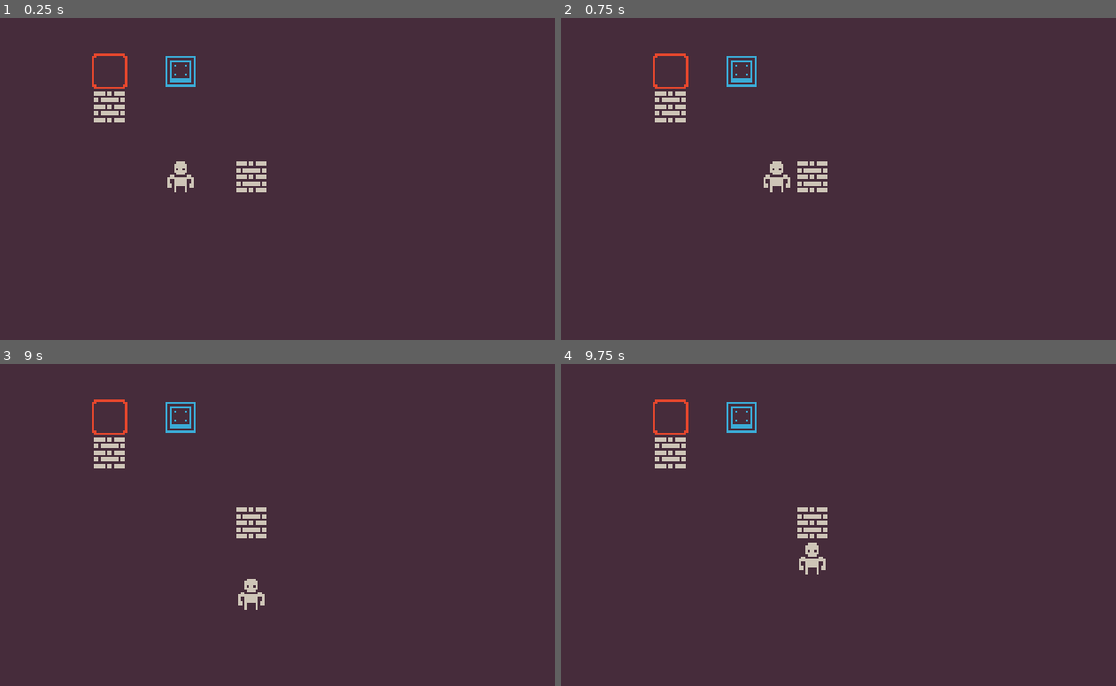
Above: before the commit, frames 1-4 (two rows, left to right).
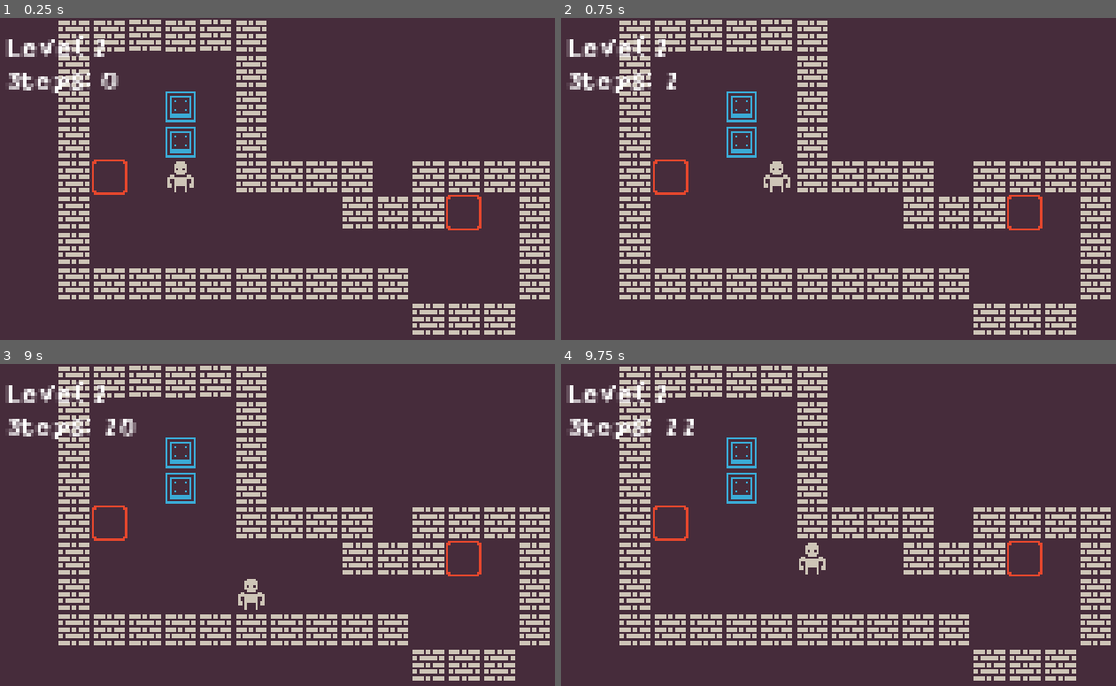
Above: after the commit, the same moments.

Repository: jozsefgorcs/godot_grid_move
Game: Godot game, scene res://Game.tscn
Same seed, same stepped clock (60 frames per second), same inputs: the game is played once before the commit and once after it.
Inputs:
- Up to frame 1 (0.25 s): no input
- Up to frame 2 (0.75 s): tap Enter at 0.5 s; hold Right (ui_right) from 0.53 s (still down)
- Up to frame 3 (9 s): tap Space at 1.25, 2.75, 4.25 s; release Right (ui_right) at 1.28 s; hold Down (ui_down) 1.28-2.03 s; tap Enter at 2, 3.5 s; hold Right (ui_right) 2.03-2.78 s; hold Up (ui_up) 2.78-3.53 s; hold Left (ui_left) 3.53-5.03 s; hold Down (ui_down) 5.03-5.78 s; hold Right (ui_right) 5.78-6.53 s; hold Up (ui_up) 6.53-7.28 s; hold Right (ui_right) 7.28-8.03 s; hold Down (ui_down) 8.03-8.78 s; hold Left (ui_left) from 8.78 s (still down)
- Up to frame 4 (9.75 s): release Left (ui_left) at 9.53 s; hold Up (ui_up) from 9.53 s (still down)

The runs differ from the first frame. In frame 1, 16% of the frame differs, in the area x 0-100%, y 0-99%; in frame 2, 16%; in frame 3, 16%; in frame 4, 16%.

Commit message:
Emit signal on player move

Diff:
--- a/Game.tscn
+++ b/Game.tscn
@@ -1,11 +1,18 @@
-[gd_scene load_steps=5 format=2]
+[gd_scene load_steps=8 format=2]
 
 [ext_resource path="res://Scenes/Player.tscn" type="PackedScene" id=1]
 [ext_resource path="res://Scenes/Wall.tscn" type="PackedScene" id=2]
 [ext_resource path="res://Scenes/Box.tscn" type="PackedScene" id=3]
 [ext_resource path="res://Scenes/Spot.tscn" type="PackedScene" id=4]
+[ext_resource path="res://Scripts/Game.gd" type="Script" id=5]
+[ext_resource path="res://Assets/yoster-island.regular.ttf" type="DynamicFontData" id=6]
+
+[sub_resource type="DynamicFont" id=1]
+size = 12
+font_data = ExtResource( 6 )
 
 [node name="Node2D" type="Node2D"]
+script = ExtResource( 5 )
 
 [node name="Camera2D" type="Camera2D" parent="."]
 anchor_mode = 0
@@ -17,14 +24,179 @@
 
 [node name="Walls" type="Node2D" parent="."]
 
-[node name="Wall" parent="Walls" instance=ExtResource( 2 )]
-position = Vector2( 48, 32 )
-
 [node name="Wall2" parent="Walls" instance=ExtResource( 2 )]
 position = Vector2( 112, 64 )
 
-[node name="Box" parent="." instance=ExtResource( 3 )]
-position = Vector2( 80, 16 )
-
-[node name="Spot" parent="." instance=ExtResource( 4 )]
-position = Vector2( 48, 16 )
+[node name="Wall3" parent="Walls" instance=ExtResource( 2 )]
+position = Vector2( 128, 64 )
+
+[node name="Wall4" parent="Walls" instance=ExtResource( 2 )]
+position = Vector2( 144, 64 )
+
+[node name="Wall5" parent="Walls" instance=ExtResource( 2 )]
+position = Vector2( 160, 64 )
+
+[node name="Wall6" parent="Walls" instance=ExtResource( 2 )]
+position = Vector2( 160, 80 )
+
+[node name="Wall7" parent="Walls" instance=ExtResource( 2 )]
+position = Vector2( 176, 80 )
+
+[node name="Wall8" parent="Walls" instance=ExtResource( 2 )]
+position = Vector2( 192, 80 )
+
+[node name="Wall9" parent="Walls" instance=ExtResource( 2 )]
+position = Vector2( 192, 64 )
+
+[node name="Wall10" parent="Walls" instance=ExtResource( 2 )]
+position = Vector2( 208, 64 )
+
+[node name="Wall11" parent="Walls" instance=ExtResource( 2 )]
+position = Vector2( 224, 64 )
+
+[node name="Wall12" parent="Walls" instance=ExtResource( 2 )]
+position = Vector2( 240, 64 )
+
+[node name="Wall13" parent="Walls" instance=ExtResource( 2 )]
+position = Vector2( 240, 80 )
+
+[node name="Wall14" parent="Walls" instance=ExtResource( 2 )]
+position = Vector2( 240, 96 )
+
+[node name="Wall15" parent="Walls" instance=ExtResource( 2 )]
+position = Vector2( 240, 112 )
+
+[node name="Wall16" parent="Walls" instance=ExtResource( 2 )]
+position = Vector2( 224, 128 )
+
+[node name="Wall17" parent="Walls" instance=ExtResource( 2 )]
+position = Vector2( 208, 128 )
+
+[node name="Wall18" parent="Walls" instance=ExtResource( 2 )]
+position = Vector2( 192, 128 )
+
+[node name="Wall19" parent="Walls" instance=ExtResource( 2 )]
+position = Vector2( 176, 112 )
+
+[node name="Wall20" parent="Walls" instance=ExtResource( 2 )]
+position = Vector2( 160, 112 )
+
+[node name="Wall21" parent="Walls" instance=ExtResource( 2 )]
+position = Vector2( 144, 112 )
+
+[node name="Wall22" parent="Walls" instance=ExtResource( 2 )]
+position = Vector2( 128, 112 )
+
+[node name="Wall23" parent="Walls" instance=ExtResource( 2 )]
+position = Vector2( 112, 112 )
+
+[node name="Wall24" parent="Walls" instance=ExtResource( 2 )]
+position = Vector2( 96, 112 )
+
+[node name="Wall25" parent="Walls" instance=ExtResource( 2 )]
+position = Vector2( 80, 112 )
+
+[node name="Wall26" parent="Walls" instance=ExtResource( 2 )]
+position = Vector2( 64, 112 )
+
+[node name="Wall27" parent="Walls" instance=ExtResource( 2 )]
+position = Vector2( 48, 112 )
+
+[node name="Wall28" parent="Walls" instance=ExtResource( 2 )]
+position = Vector2( 32, 112 )
+
+[node name="Wall29" parent="Walls" instance=ExtResource( 2 )]
+position = Vector2( 32, 96 )
+
+[node name="Wall30" parent="Walls" instance=ExtResource( 2 )]
+position = Vector2( 32, 80 )
+
+[node name="Wall31" parent="Walls" instance=ExtResource( 2 )]
+position = Vector2( 32, 64 )
+
+[node name="Wall32" parent="Walls" instance=ExtResource( 2 )]
+position = Vector2( 32, 48 )
+
+[node name="Wall33" parent="Walls" instance=ExtResource( 2 )]
+position = Vector2( 32, 32 )
+
+[node name="Wall34" parent="Walls" instance=ExtResource( 2 )]
+position = Vector2( 32, 16 )
+
+[node name="Wall35" parent="Walls" instance=ExtResource( 2 )]
+position = Vector2( 32, 0 )
+
+[node name="Wall36" parent="Walls" instance=ExtResource( 2 )]
+position = Vector2( 48, 0 )
+
+[node name="Wall37" parent="Walls" instance=ExtResource( 2 )]
+position = Vector2( 64, 0 )
+
+[node name="Wall38" parent="Walls" instance=ExtResource( 2 )]
+position = Vector2( 80, 0 )
+
+[node name="Wall39" parent="Walls" instance=ExtResource( 2 )]
+position = Vector2( 96, 0 )
+
+[node name="Wall40" parent="Walls" instance=ExtResource( 2 )]
+position = Vector2( 112, 0 )
+
+[node name="Wall41" parent="Walls" instance=ExtResource( 2 )]
+position = Vector2( 112, 16 )
+
+[node name="Wall42" parent="Walls" instance=ExtResource( 2 )]
+position = Vector2( 112, 32 )
+
+[node name="Wall43" parent="Walls" instance=ExtResource( 2 )]
+position = Vector2( 112, 48 )
+
+[node name="Wall44" parent="Walls" instance=ExtResource( 2 )]
+position = Vector2( 112, 48 )
+
+[node name="AcceptDialog" type="AcceptDialog" parent="."]
+margin_left = 112.0
+margin_top = 48.0
+margin_right = 195.0
+margin_bottom = 106.0
+window_title = "Congrats"
+dialog_text = "Level cleared!"
+
+[node name="Spots" type="Node2D" parent="."]
+
+[node name="Spot" parent="Spots" instance=ExtResource( 4 )]
+position = Vector2( 48, 64 )
+
+[node name="Spot2" parent="Spots" instance=ExtResource( 4 )]
+position = Vector2( 208, 80 )
+
+[node name="Boxes" type="Node2D" parent="."]
+
+[node name="Box" parent="Boxes" instance=ExtResource( 3 )]
+position = Vector2( 80, 32 )
+
+[node name="Box2" parent="Boxes" instance=ExtResource( 3 )]
+position = Vector2( 80, 48 )
+
+[node name="LevelLabel" type="Label" parent="."]
+margin_left = 9.32581
+margin_top = 7.99096
+margin_right = 65.3258
+margin_bottom = 21.991
+custom_fonts/font = SubResource( 1 )
+text = "Level 1"
+__meta__ = {
+"_edit_use_anchors_": false
+}
+
+[node name="StepsLabel" type="Label" parent="."]
+margin_left = 9.32581
+margin_top = 23.0079
+margin_right = 65.3258
+margin_bottom = 37.0079
+custom_fonts/font = SubResource( 1 )
+text = "Steps: 0"
+__meta__ = {
+"_edit_use_anchors_": false
+}
+[connection signal="player_move_signal" from="Player" to="." method="_on_Player_player_move_signal"]
+[connection signal="confirmed" from="AcceptDialog" to="." method="_on_AcceptDialog_confirmed"]
--- a/Scenes/Spot.tscn
+++ b/Scenes/Spot.tscn
@@ -1,11 +1,13 @@
-[gd_scene load_steps=3 format=2]
+[gd_scene load_steps=4 format=2]
 
 [ext_resource path="res://Assets/goal.png" type="Texture" id=1]
+[ext_resource path="res://Scripts/Spot.gd" type="Script" id=2]
 
 [sub_resource type="RectangleShape2D" id=1]
 extents = Vector2( 6.00686, 5.80448 )
 
 [node name="Spot" type="Area2D"]
+script = ExtResource( 2 )
 
 [node name="Sprite2" type="Sprite" parent="."]
 texture = ExtResource( 1 )
@@ -14,3 +16,5 @@
 [node name="CollisionShape2D2" type="CollisionShape2D" parent="."]
 position = Vector2( 8, 8 )
 shape = SubResource( 1 )
+[connection signal="body_entered" from="." to="." method="_on_Spot_body_entered"]
+[connection signal="body_exited" from="." to="." method="_on_Spot_body_exited"]
--- /dev/null
+++ b/Scripts/Game.gd
@@ -0,0 +1,24 @@
+extends Node2D
+
+var game_end = false
+var steps = 0
+
+func _process(_delta):
+	$StepsLabel.text = "Steps: "+str(steps)
+	if game_end:
+		return
+	var spot_count = $Spots.get_child_count()
+	for spot in $Spots.get_children():
+		if spot.occupied:
+			spot_count -= 1
+	if spot_count == 0:
+		$AcceptDialog.popup()
+		game_end = true
+
+
+func _on_AcceptDialog_confirmed():
+	get_tree().reload_current_scene()
+
+
+func _on_Player_player_move_signal():
+	steps += 1
--- a/Scripts/Player.gd
+++ b/Scripts/Player.gd
@@ -3,6 +3,7 @@
 var grid_size = 16
 
 onready var ray = $RayCast2D
+signal player_move_signal
 
 var inputs = {
 	'ui_up':Vector2.UP,
@@ -22,8 +23,10 @@
 	ray.force_raycast_update()
 	if !ray.is_colliding():
 		position += vector_pos
+		emit_signal("player_move_signal")
 	else:
 		var collider = ray.get_collider()
 		if collider.is_in_group('box'):
 			if collider.move(dir):
 				position += vector_pos
+				emit_signal("player_move_signal")
--- /dev/null
+++ b/Scripts/Spot.gd
@@ -0,0 +1,13 @@
+extends Area2D
+
+var occupied = false
+
+
+func _on_Spot_body_entered(body):
+	if body.is_in_group('box'):
+		occupied = true
+
+
+func _on_Spot_body_exited(body):
+	if body.is_in_group('box'):
+		occupied = false
